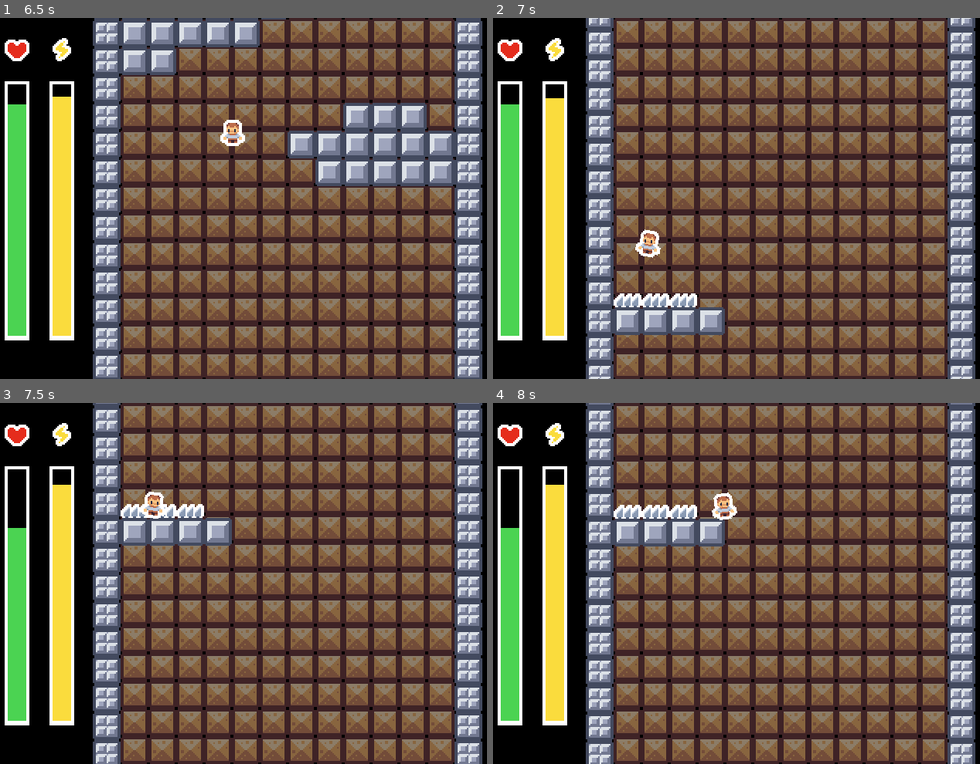
Above: before the commit, frames 1-4 (two rows, left to right).
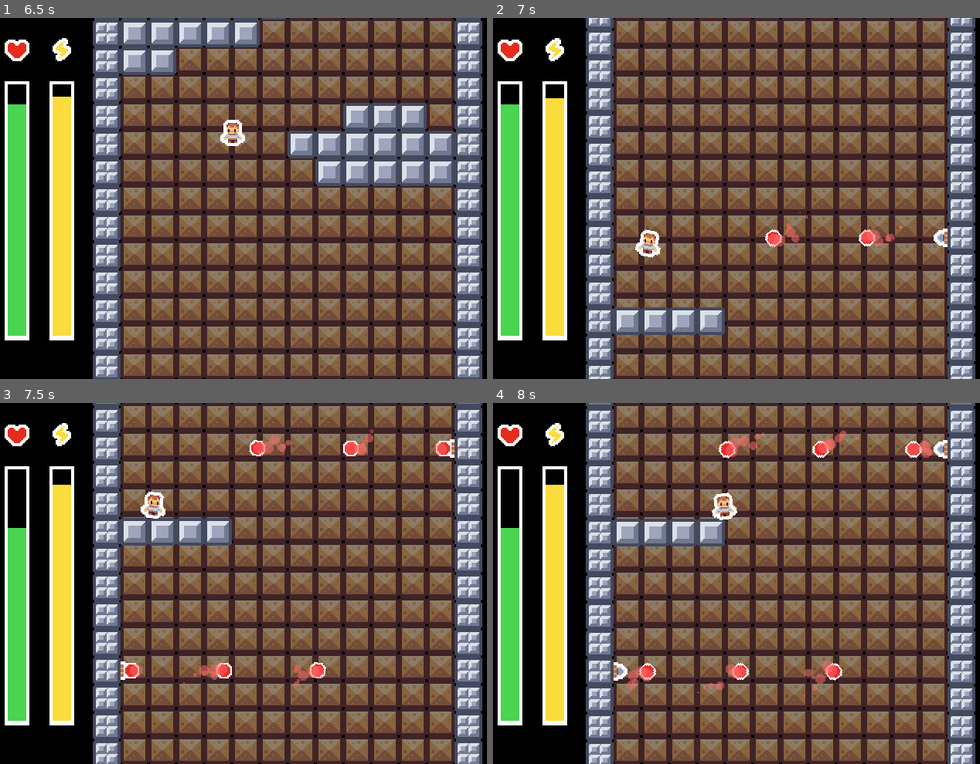
Above: after the commit, the same moments.

Repository: SquidGodDev/drop-a-heal
Game: Godot game, scene res://scenes/main.tscn
Two runs of this game, one before a commit and one after it. Both use one fixed random seed, a clock stepped at 60 frames per second and the inputs below.
Inputs:
- Up to frame 1 (6.5 s): hold D (right) 0.53-2.03 s; tap W (jump) at 0.77, 1.52, 3.02, 3.77, 4.52, 6.02 s; hold Left (left) 2.03-2.78 s; hold D (right) 2.78-4.28 s; hold Left (left) 4.28-5.03 s; hold D (right) 5.03-5.78 s; hold Left (left) from 5.78 s (still down)
- Up to frame 2 (7 s): keep holding Left (left); tap W (jump) at 6.77 s
- Up to frame 3 (7.5 s): release Left (left) at 7.28 s; hold D (right) from 7.28 s (still down)
- Up to frame 4 (8 s): keep holding D (right); tap W (jump) at 7.52 s

Frame 1 is identical in both runs. In frame 2, 1.2% of the frame differs, in the area x 24-94%, y 53-81%; in frame 3, 1.7%; in frame 4, 2.2%, in the area x 24-94%, y 4-82%.

Commit message:
Added turrets

Diff:
--- a/scenes/blocks/block_4.tscn
+++ b/scenes/blocks/block_4.tscn
@@ -2,8 +2,8 @@
 
 [ext_resource type="Script" path="res://scripts/block.gd" id="1_ou8m0"]
 [ext_resource type="Texture2D" uid="uid://dnnsbfnatx1sl" path="res://assets/images/rock_packed.png" id="2_fclac"]
-[ext_resource type="PackedScene" uid="uid://2hpjregdbjgy" path="res://scenes/hazards/spike3.tscn" id="3_lkms3"]
-[ext_resource type="PackedScene" uid="uid://b7ut3nwruacxf" path="res://scenes/hazards/spike2.tscn" id="4_8y7h3"]
+[ext_resource type="PackedScene" uid="uid://ihjinxjyvl81" path="res://scenes/hazards/turret.tscn" id="3_d235v"]
+[ext_resource type="PackedScene" uid="uid://b6dbxjuvp3j00" path="res://scenes/hazards/flippedTurret.tscn" id="4_mbvhe"]
 
 [sub_resource type="TileSetAtlasSource" id="TileSetAtlasSource_swf81"]
 texture = ExtResource("2_fclac")
@@ -162,8 +162,8 @@
 format = 2
 layer_0/tile_data = PackedInt32Array(4, 458752, 1, 65540, 458752, 1, 131076, 458752, 1, 196612, 458752, 1, 786436, 4587 …(1630 unchanged characters)…
 
-[node name="Spike3" parent="." instance=ExtResource("3_lkms3")]
-position = Vector2(90, 180)
+[node name="Turret" parent="." instance=ExtResource("3_d235v")]
+position = Vector2(306, 141)
 
-[node name="Spike2" parent="." instance=ExtResource("4_8y7h3")]
-position = Vector2(252, 486)
+[node name="FlippedTurret" parent="." instance=ExtResource("4_mbvhe")]
+position = Vector2(99, 285)
--- /dev/null
+++ b/scenes/hazards/flippedTurret.tscn
@@ -0,0 +1,22 @@
+[gd_scene load_steps=4 format=3 uid="uid://b6dbxjuvp3j00"]
+
+[ext_resource type="Texture2D" uid="uid://dyvxhomsedyum" path="res://assets/images/hazards/turret.png" id="1_qyq1v"]
+[ext_resource type="Script" path="res://scripts/turret.gd" id="2_xt0o5"]
+[ext_resource type="PackedScene" uid="uid://3m7ow0rqjl8r" path="res://scenes/hazards/projectile.tscn" id="3_45xvo"]
+
+[node name="FlippedTurret" type="Sprite2D"]
+position = Vector2(9, 0)
+texture = ExtResource("1_qyq1v")
+offset = Vector2(-4.5, -6)
+flip_h = true
+script = ExtResource("2_xt0o5")
+projectile = ExtResource("3_45xvo")
+flipped = true
+
+[node name="ShootPoint" type="Node2D" parent="."]
+position = Vector2(-2, -6)
+
+[node name="ShootTimer" type="Timer" parent="."]
+autostart = true
+
+[connection signal="timeout" from="ShootTimer" to="." method="_on_shoot_timer_timeout"]
--- /dev/null
+++ b/scenes/hazards/projectile.tscn
@@ -0,0 +1,72 @@
+[gd_scene load_steps=8 format=3 uid="uid://3m7ow0rqjl8r"]
+
+[ext_resource type="Script" path="res://scripts/projectile.gd" id="1_0xsbl"]
+[ext_resource type="Texture2D" uid="uid://ghtgls1i0iff" path="res://assets/images/hazards/circle.png" id="1_60dft"]
+[ext_resource type="Texture2D" uid="uid://bcc8va08pfw41" path="res://assets/images/hazards/projectile.png" id="1_jnife"]
+
+[sub_resource type="Curve" id="Curve_ypmmp"]
+_data = [Vector2(0, 1), 0.0, 0.0, 0, 0, Vector2(1, 0), 0.0, 0.0, 0, 0]
+point_count = 2
+
+[sub_resource type="Animation" id="Animation_t3u6c"]
+resource_name = "idle"
+length = 0.8
+loop_mode = 1
+tracks/0/type = "value"
+tracks/0/imported = false
+tracks/0/enabled = true
+tracks/0/path = NodePath("Circle:rotation")
+tracks/0/interp = 1
+tracks/0/loop_wrap = true
+tracks/0/keys = {
+"times": PackedFloat32Array(0, 0.8),
+"transitions": PackedFloat32Array(1, 1),
+"update": 0,
+"values": [0.0, 6.28319]
+}
+
+[sub_resource type="AnimationLibrary" id="AnimationLibrary_lw4tv"]
+_data = {
+"idle": SubResource("Animation_t3u6c")
+}
+
+[sub_resource type="CircleShape2D" id="CircleShape2D_rjmia"]
+radius = 4.0
+
+[node name="Projectile" type="Area2D"]
+collision_layer = 8
+collision_mask = 3
+script = ExtResource("1_0xsbl")
+
+[node name="Circle" type="Sprite2D" parent="."]
+rotation = -2.76645
+texture = ExtResource("1_jnife")
+
+[node name="CPUParticles2D" type="CPUParticles2D" parent="."]
+texture = ExtResource("1_60dft")
+emission_shape = 1
+emission_sphere_radius = 3.0
+direction = Vector2(2.08165e-12, 2.08165e-12)
+spread = 180.0
+gravity = Vector2(2.08165e-12, 2.08165e-12)
+initial_velocity_min = 15.0
+initial_velocity_max = 15.0
+angular_velocity_min = 5.0
+angular_velocity_max = 5.0
+orbit_velocity_min = 0.2
+orbit_velocity_max = 0.2
+damping_min = 16.774
+damping_max = 16.774
+scale_amount_curve = SubResource("Curve_ypmmp")
+color = Color(1, 0.431373, 0.431373, 0.505882)
+
+[node name="AnimationPlayer" type="AnimationPlayer" parent="."]
+autoplay = "idle"
+libraries = {
+"": SubResource("AnimationLibrary_lw4tv")
+}
+
+[node name="CollisionShape2D" type="CollisionShape2D" parent="."]
+shape = SubResource("CircleShape2D_rjmia")
+
+[connection signal="body_entered" from="." to="." method="_on_body_entered"]
--- /dev/null
+++ b/scenes/hazards/turret.tscn
@@ -0,0 +1,19 @@
+[gd_scene load_steps=4 format=3 uid="uid://ihjinxjyvl81"]
+
+[ext_resource type="Texture2D" uid="uid://dyvxhomsedyum" path="res://assets/images/hazards/turret.png" id="1_oi2yv"]
+[ext_resource type="Script" path="res://scripts/turret.gd" id="2_2wj6m"]
+[ext_resource type="PackedScene" uid="uid://3m7ow0rqjl8r" path="res://scenes/hazards/projectile.tscn" id="3_1le7e"]
+
+[node name="Turret" type="Sprite2D"]
+texture = ExtResource("1_oi2yv")
+offset = Vector2(-4.5, -6)
+script = ExtResource("2_2wj6m")
+projectile = ExtResource("3_1le7e")
+
+[node name="ShootPoint" type="Node2D" parent="."]
+position = Vector2(-7, -6)
+
+[node name="ShootTimer" type="Timer" parent="."]
+autostart = true
+
+[connection signal="timeout" from="ShootTimer" to="." method="_on_shoot_timer_timeout"]
--- /dev/null
+++ b/scripts/projectile.gd
@@ -0,0 +1,17 @@
+extends Area2D
+
+var projectileSpeed: float
+var projectileDamage: float
+
+func initialize(speed, damage):
+	projectileSpeed = speed
+	projectileDamage = damage
+
+# Called every frame. 'delta' is the elapsed time since the previous frame.
+func _physics_process(delta):
+	position.x += projectileSpeed * delta
+
+func _on_body_entered(body):
+	if body.name == "Player":
+		body.damage(projectileDamage)
+	queue_free()
--- /dev/null
+++ b/scripts/turret.gd
@@ -0,0 +1,18 @@
+extends Sprite2D
+
+@export var projectile: PackedScene
+@export var flipped := false
+
+@export var projectileSpeed := 30.0
+@export var projectileDamage := 5.0
+@export var shootTime := 2.0
+
+func _ready():
+	$ShootTimer.wait_time = shootTime
+
+func _on_shoot_timer_timeout():
+	var projectileInstance = projectile.instantiate()
+	var speed = projectileSpeed if flipped else -projectileSpeed
+	projectileInstance.initialize(speed, projectileDamage)
+	projectileInstance.position = $ShootPoint.position
+	add_child(projectileInstance)
Binary file added: assets/images/hazards/circle.png
Not shown, added: assets/images/hazards/circle.png.import
Binary file added: assets/images/hazards/projectile.png
Not shown, added: assets/images/hazards/projectile.png.import
